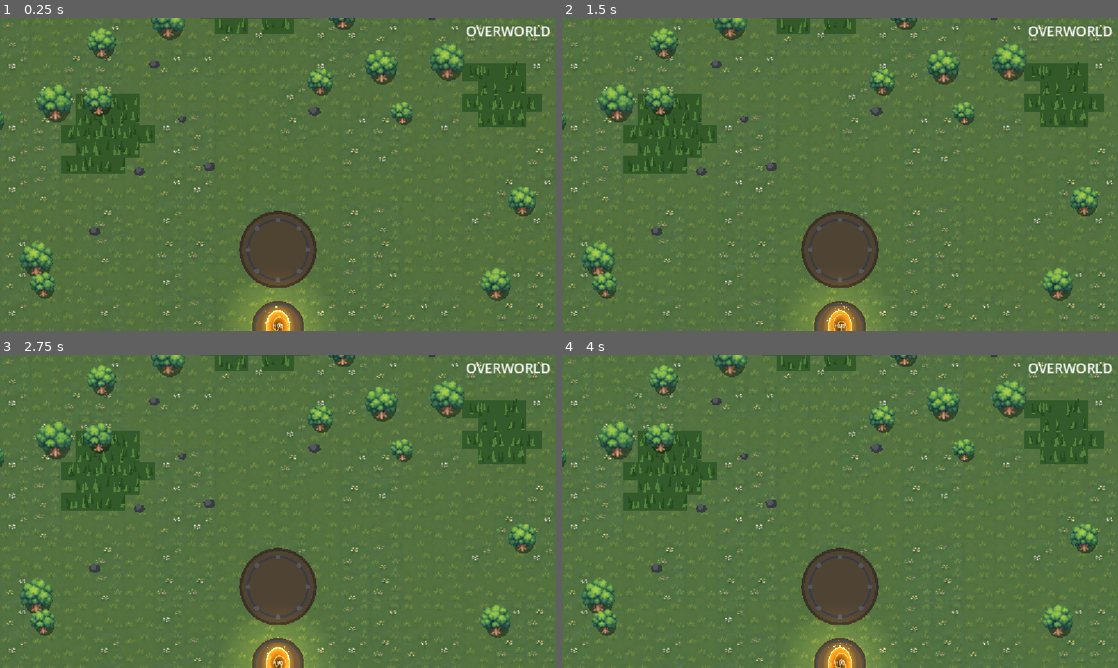
Above: before the commit, frames 1-4 (two rows, left to right).
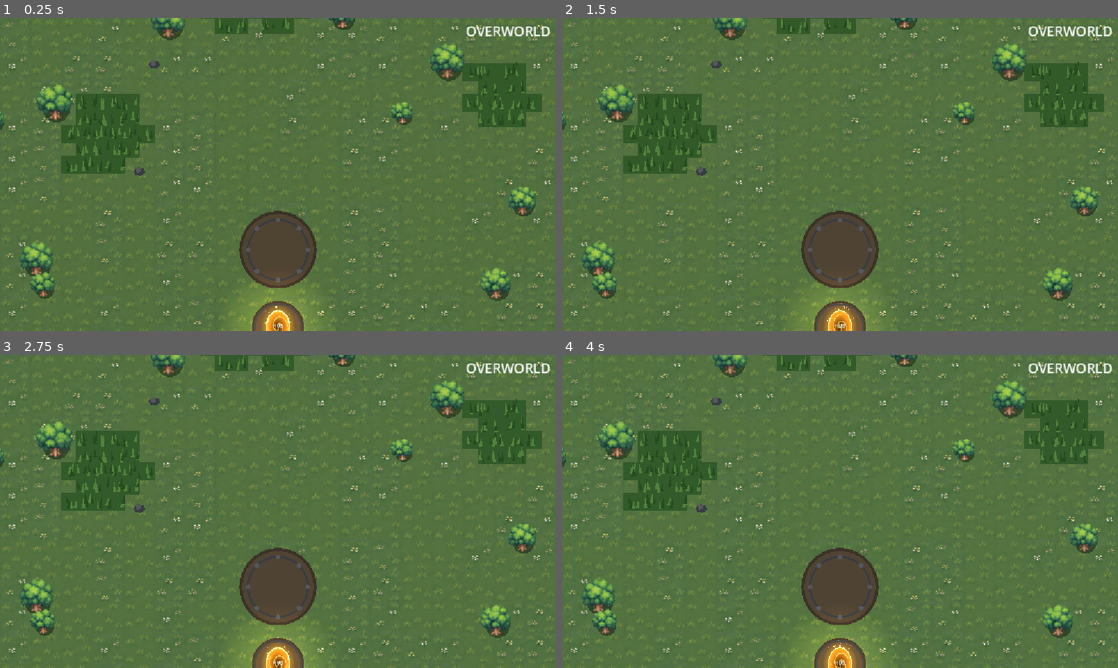
Above: after the commit, the same moments.

Repository: BestestGameStudio/gangU
Game: Godot game, scene res://game/world/overworld.tscn
The game is run twice, just before and just after one commit, with the same random seed, the same clock (stepped at 60 frames per second) and the same inputs. This scene is started directly instead of the project's main scene.
Inputs (mouse positions are in pixels of both pictures, inside the frame that each line leads up to):
- Up to frame 1 (0.25 s): no input
- Up to frame 2 (1.5 s): tap Enter at 0.5 s; move the mouse to (962, 158) at 0.52 s; hold D (move_right) 0.53-1.25 s; hold Space (cast) 0.53-1.25 s; click (962, 158) at 0.67 s; drag from (728, 190) to (840, 327) at 1.27 s
- Up to frame 3 (2.75 s): move the mouse to (333, 442) at 2.02 s; hold D (move_right) from 2.03 s (still down); tap C at 2.1 s
- Up to frame 4 (4 s): release D (move_right) at 2.75 s; drag from (812, 574) to (673, 464) at 2.77 s; move the mouse to (1006, 558) at 3.52 s; hold A (move_left) from 3.53 s (still down); tap Q at 3.6 s

The runs differ from the first frame. In frame 1, 1.4% of the frame differs, in the area x 14-79%, y 0-70%; in frame 2, 1.4%; in frame 3, 1.5%; in frame 4, 1.5%.

Commit message:
Wire physical run-retained overworld foundation (Refs #548, draft)
Added handling for OverworldRegion landmarks and improved region reservation logic.

Diff:
--- a/game/world/overworld_ground.gd
+++ b/game/world/overworld_ground.gd
@@ -160,6 +160,8 @@
 		for c in area.get_children():
 			if c is Gate:
 				landmarks.append((c as Node2D).position)
+			elif c is OverworldRegion:
+				landmarks.append((c as OverworldRegion).approach)
 	for i in landmarks.size():
 		roads.append(_road(spawn, landmarks[i], i))
 	_collect_patrols(area)
@@ -480,3 +482,25 @@
 				rock.append(at + Vector2(cos(a), sin(a) * 0.75) * r)
 			draw_colored_polygon(rock, STONE_DARK)
 			draw_circle(at + Vector2(-r * 0.2, -r * 0.25), r * 0.45, STONE)
+
+## Region terrain owns its footprint. Delete both visual trees and their
+## projectile circles there; replacing only sparse cells leaves ghost trees.
+func reserve_regions(regions: Array[OverworldRegion]) -> void:
+	decor = decor.filter(func(d: Dictionary) -> bool:
+		for region in regions:
+			if region.bounds.grow(float(d["r"]) + 48.0).has_point(d["at"]):
+				return false
+		return true)
+	var map := get_parent().get_node_or_null("Terrain") as TerrainMap
+	if map != null:
+		var circles: Array[Vector3] = []
+		for d in decor:
+			if d["kind"] == "tree":
+				var at: Vector2 = d["at"]
+				circles.append(Vector3(at.x, at.y, d["r"]))
+		map.set_projectile_blockers(circles)
+		grass_cells = grass_cells.filter(func(cell: Vector2i) -> bool:
+			return map.tile_type_at_cell(cell) == TerrainTypes.TALL_GRASS)
+	queue_redraw()
+	_canopy.queue_redraw()
+	_grass_top.queue_redraw()
